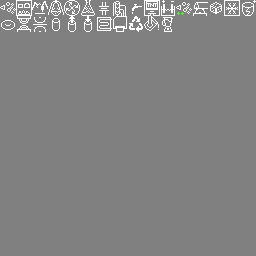
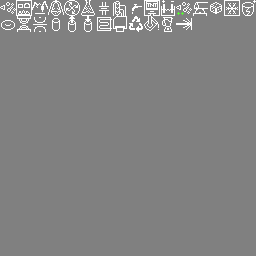
Two versions of the same layered image (256 × 256). Layer-by-layer changes:
painted on "Background" over [176,18,192,30]
